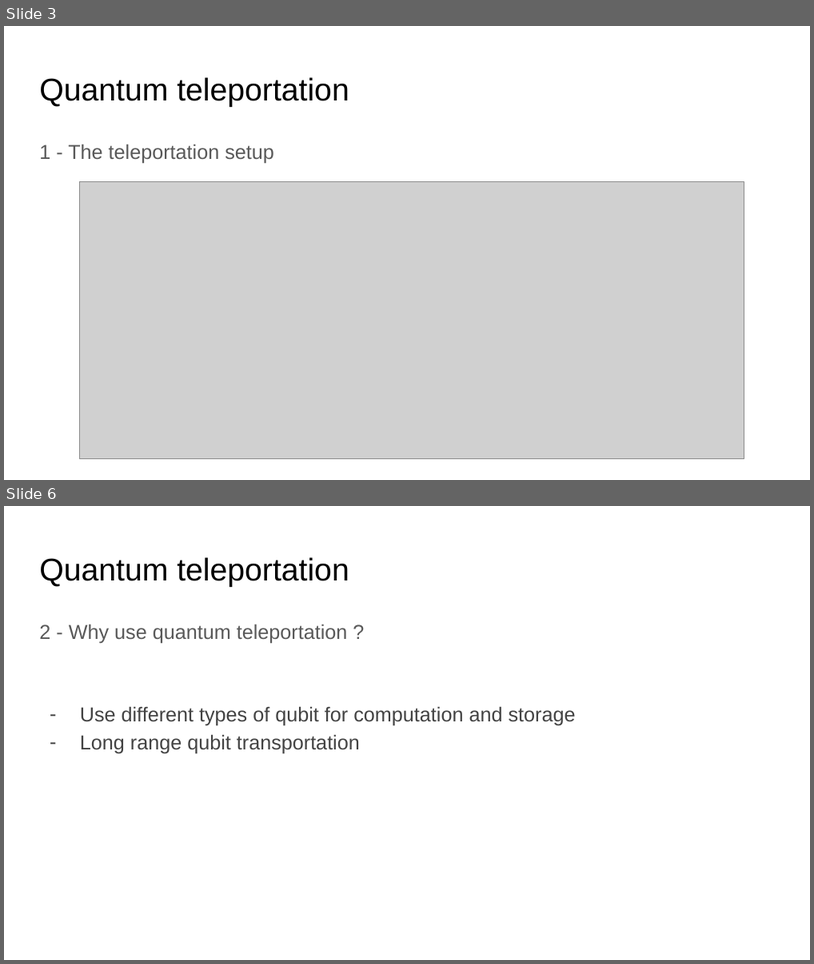
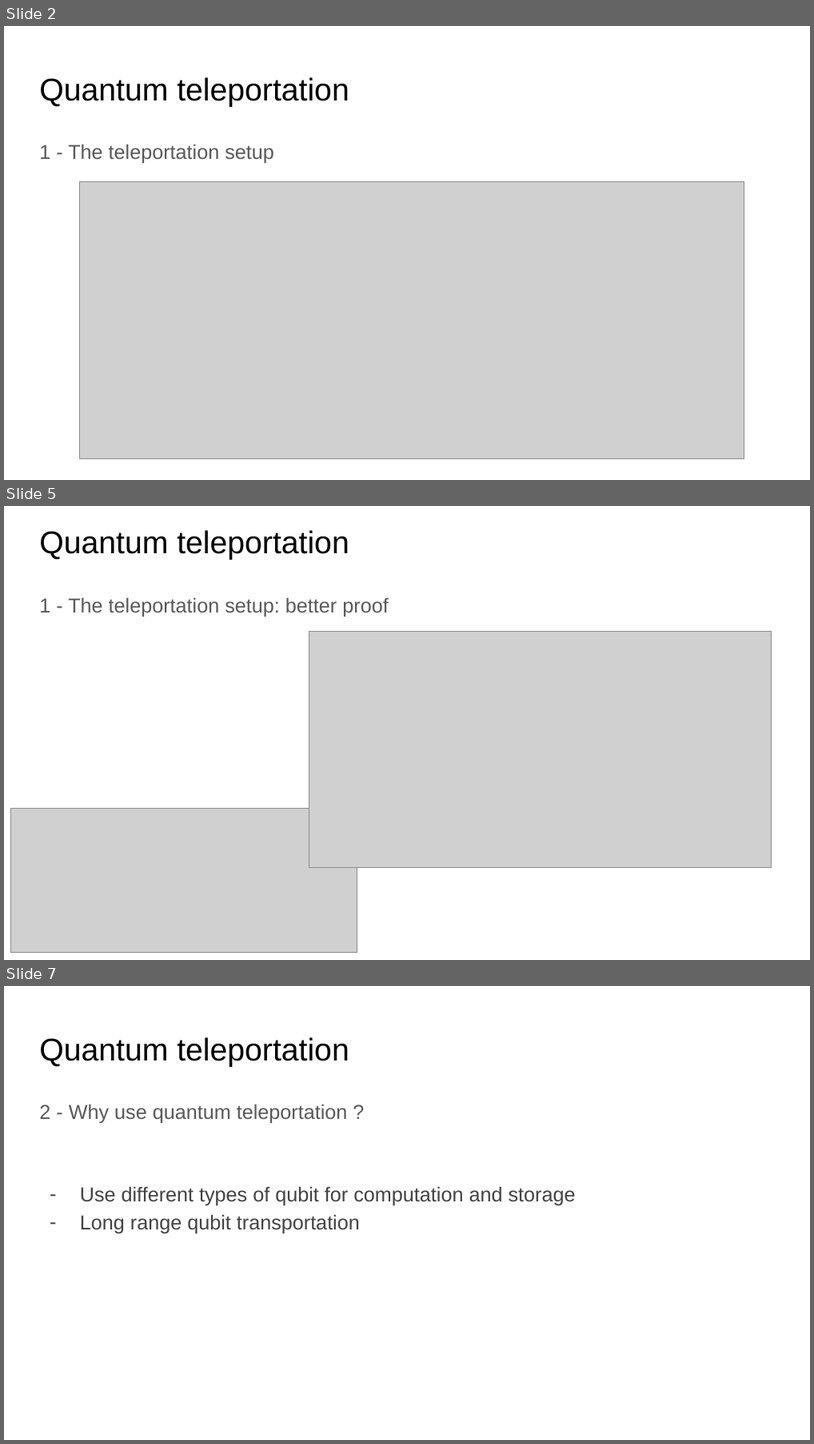
Before and after one commit to jolatechno/cours-ENS, a slide deck: cours/M2/info_quantique/presentation/presentation_quantum_information.odp. Shown one above the other, each under a label of ours: slides 3 and 6 before the commit, slides 2, 5 and 7 after it; the slides between them are not shown. The pictures are 814x964 and 814x1444 pixels, drawn with LibreOffice and Linux fonts; fonts in the diff are those of the drawing; grey boxes stand for pictures. Boxes give left, top, right and bottom in pixels: in the first picture for what was removed or moved away, otherwise in the second. Text is boxed around its words. In the diff, an @@ line names an element or a change of style, - is before the commit and + after.

```diff
--- a/cours/M2/info_quantique/presentation/presentation_quantum_information.odp
+++ b/cours/M2/info_quantique/presentation/presentation_quantum_information.odp
@@ slide 5 added at (4, 506, 810, 960), background #FFFFFF @@
@@ title added at (39, 530, 349, 560), 28 pt, text #000000 @@
+Quantum teleportation
@@ text added at (39, 597, 388, 616), 18 pt, text #595959 @@
+1 - The teleportation setup: better proof
@@ picture added at (309, 631, 771, 868) @@
@@ picture added at (11, 808, 358, 952) @@
@@ what was slide 3 is now slide 2 @@
@@ what was slide 6 is now slide 7 @@
```
Also in this commit, not shown: 3 slides changed, 1 other slide added, 1 slide removed, 3 other files.
